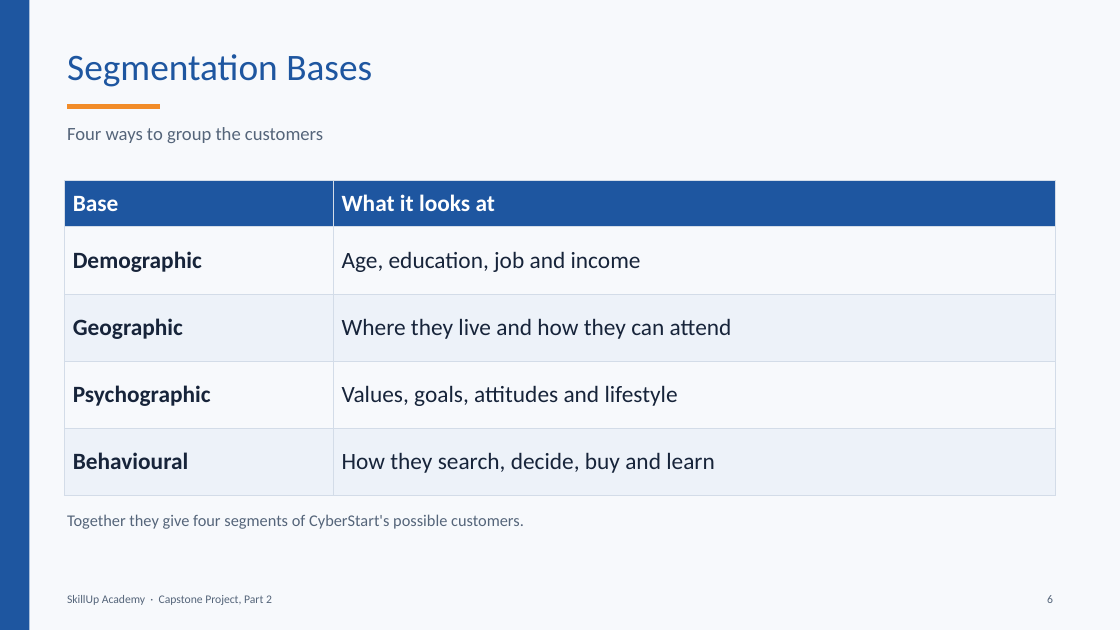
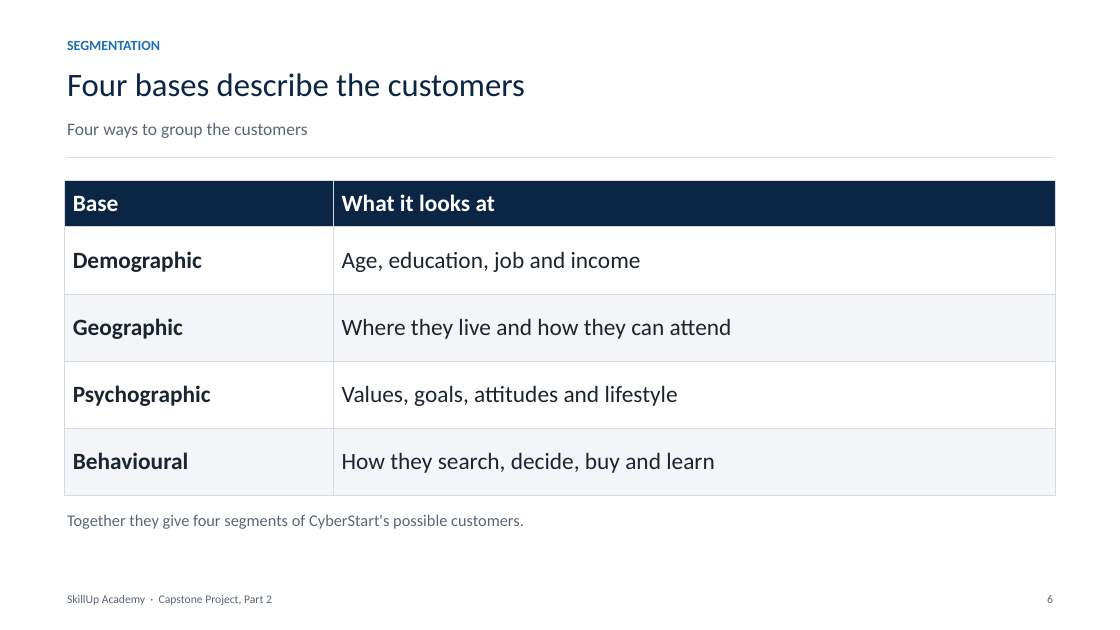
Before and after one commit to BadboyVee/BlackHoleeee, a slide deck: slide 6 of capstone/Customer_Analysis.pptx. Drawn at 1120x630 pixels with LibreOffice and Linux fonts; fonts in the diff are those of the drawing. Boxes give left, top, right and bottom in pixels: in the first picture for what was removed or moved away, otherwise in the second. Text is boxed around its words. In the diff, an @@ line names an element or a change of style, - is before the commit and + after.

```diff
--- a/capstone/Customer_Analysis.pptx
+++ b/capstone/Customer_Analysis.pptx
@@ background #F7F9FC to #FFFFFF @@
@@ rectangle removed at [0,0,29,630] @@
@@ text added at [67,41,160,50], 12 pt, text #1F6FB2, bold @@
+SEGMENTATION
@@ title at [67,73,525,97]: text changed; size 32 to 28 pt; text colour #1E56A0 to #0B2545 @@
-Segmentation Bases
+Four bases describe the customers
@@ text "Four ways to group the ..." at [67,123,307,138]: size 16 to 15 pt, text colour #55657A to #5B6675 @@
@@ line removed from (67, 107) to (160, 107) @@
@@ line added from (67, 158) to (1053, 158), #D5DAE1 1 pt @@
@@ table at [65,181,1056,496] @@
@@ fill #1E56A0 to #0B2545 in row 1 @@
@@ fill #EDF2F9 to #F3F5F8 in 4 cells @@
@@ text colour #17243A to #1C2430 @@
@@ borders changed @@
```
Also in this commit, not shown: 15 other slides changed, 7 other files.
